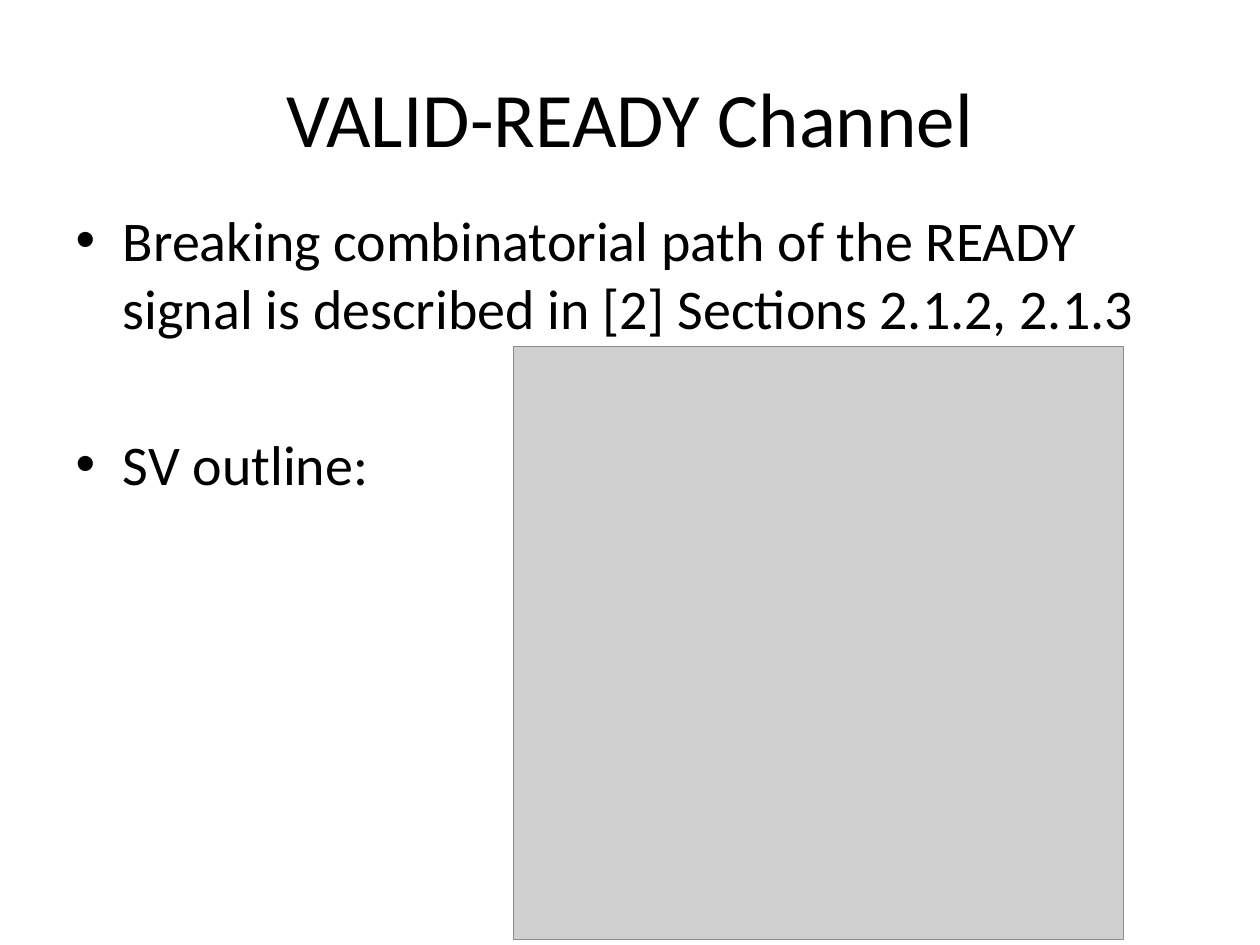
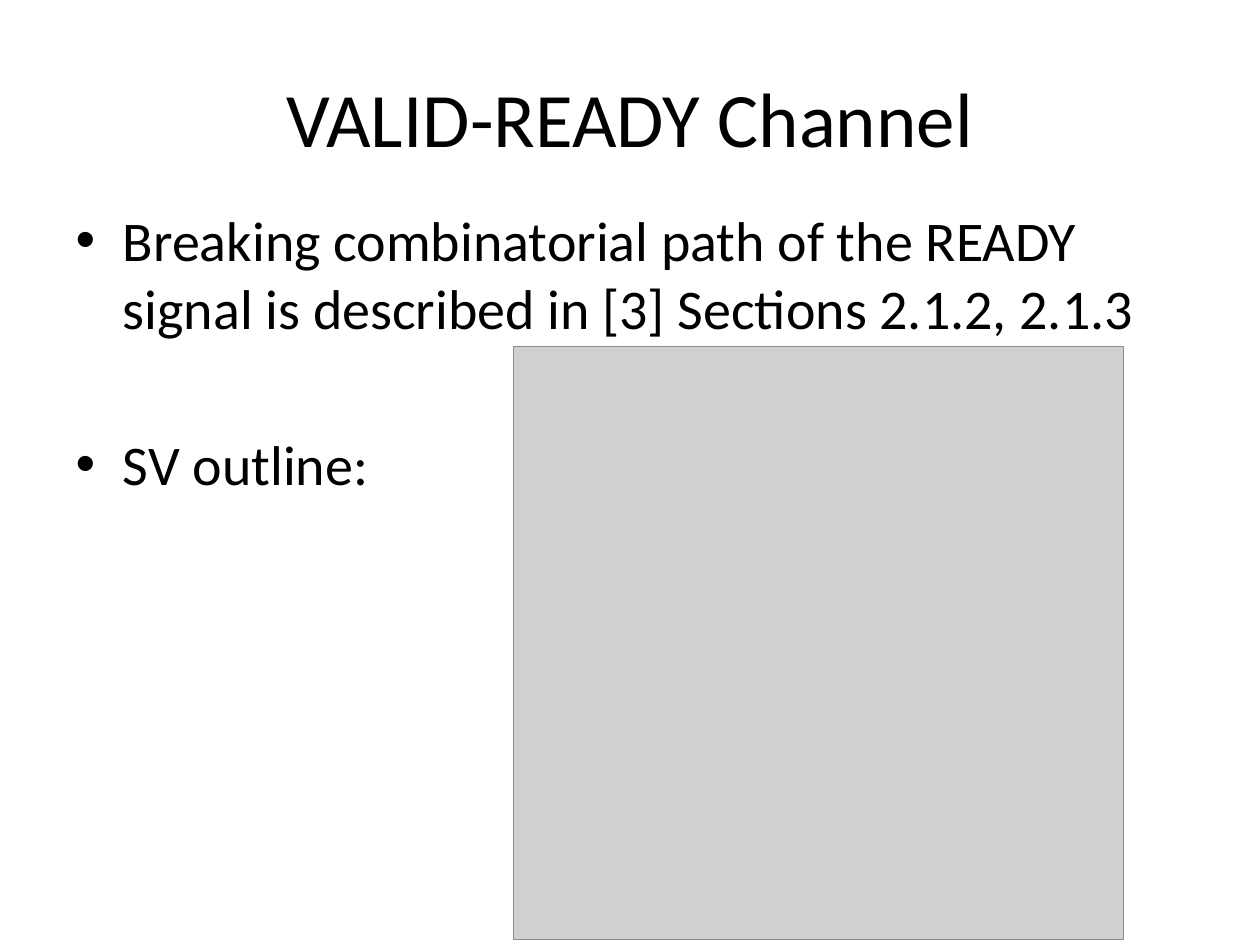
Before and after one commit to timurkelin/simsimd, a slide deck: slide 28 of doc/simsimd.pptx. Drawn at 1260x945 pixels with LibreOffice and Linux fonts; fonts in the diff are those of the drawing; grey boxes stand for pictures; background and template pictures are left out. Boxes give left, top, right and bottom in pixels: in the first picture for what was removed or moved away, otherwise in the second. Text is boxed around its words. In the diff, an @@ line names an element or a change of style, - is before the commit and + after.

```diff
--- a/doc/simsimd.pptx
+++ b/doc/simsimd.pptx
@@ text at (x1=123, y1=222, x2=1133, y2=339): text changed @@
-• Breaking combinatorial path of the READY signal is described in [2] Sections 2.1.2, 2.1.3
+• Breaking combinatorial path of the READY signal is described in [3] Sections 2.1.2, 2.1.3
```
Also in this commit, not shown: 8 other slides changed, 3 other files.
